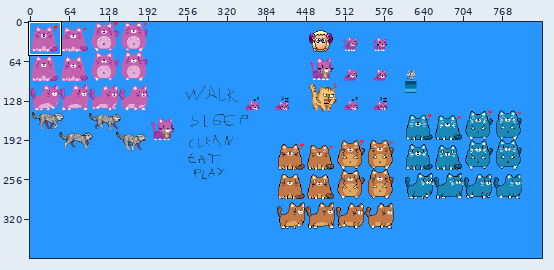
A sprite sheet gets an edit: ClickDev.gmx/GFX/player.png. Above: a wide view before the commit, with the close-up outlined.
Close-up. The starting point:
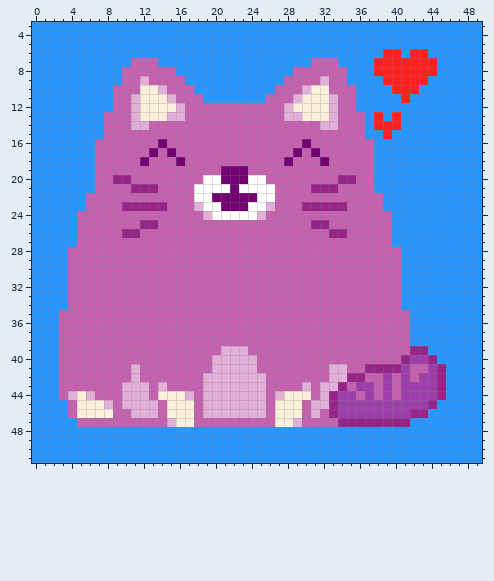
The file is 832x384 pixels. Colours within 5 levels of each other are drawn and written as one. Shown: x 0..49, y 3..51. The commit also changed other parts of the picture, which this record leaves out.
The result:
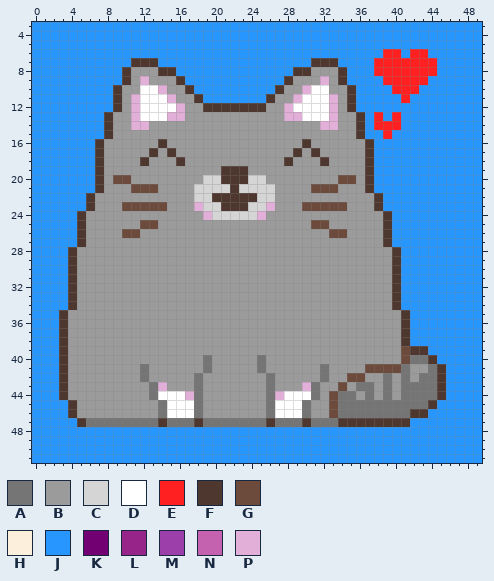
Palette (. is transparent): A #757575  B #9b9b9b  C #d5d5d5  D #ffffff  E #ff2121  F #4e372e  G #6c4a3c  H #fcf0dc  J #2797ff  K #730073  L #962489  M #9d3fab  N #c562b0  P #e1afd7
Changes in this commit:
Changed rows in their new state; - is an unchanged pixel.
first column x 3:
 7 --------FFF-----------------FFF------------
 8 -------FBBBFF-------------FFBBBF-----------
 9 -------FB-BBBF-----------FBBB-BF-----------
10 ------FBBDD-BBF---------FBB-DDBBF----------
11 ------FB-DDD-BBF-------FBB-DDD-BF----------
12 ------FB-DDDD-BBFFFFFFFBB-DDDD-BF----------
13 -----FBB-DDD--BBBBBBBBBBB--DDD-BBF---------
14 -----FBB--BBBBBBBBBBBBBBBBBBB--BBF---------
15 -----FBBBBBBBBBBBBBBBBBBBBBBBBBBBF---------
16 ----FBBBBBBFBBBBBBBBBBBBBBBFBBBBBBF--------
17 ----FBBBBBFBFBBBBBBBBBBBBBFBFBBBBBF--------
18 ----FBBBBFBBBFBBBBBBBBBBBFBBBFBBBBF--------
19 ----FBBBBBBBBBBBBBFFFBBBBBBBBBBBBBF--------
20 ----FBGGBBBBBBBBCCFFFCCBBBBBBBBGGBF--------
21 ----FBBBGGGBBBBCCCCFCCCCBBBBGGGBBBF--------
22 ---FBBBBBBBBBBBCCFFFFFCCBBBBBBBBBBBF-------
23 ---FBBBGGGGGBBB-CCFFFCC-BBBGGGGGBBBF-------
24 --FBBBBBBBBBBBBB-CCCCC-BBBBBBBBBBBBBF------
25 --FBBBBBBGGBBBBBBBBBBBBBBBBBGGBBBBBBF------
26 --FBBBBGGBBBBBBBBBBBBBBBBBBBBBGGBBBBF------
27 --FBBBBBBBBBBBBBBBBBBBBBBBBBBBBBBBBBF------
28 -FBBBBBBBBBBBBBBBBBBBBBBBBBBBBBBBBBBBF-----
29 -FBBBBBBBBBBBBBBBBBBBBBBBBBBBBBBBBBBBF-----
30 -FBBBBBBBBBBBBBBBBBBBBBBBBBBBBBBBBBBBF-----
31 -FBBBBBBBBBBBBBBBBBBBBBBBBBBBBBBBBBBBF-----
32 -FBBBBBBBBBBBBBBBBBBBBBBBBBBBBBBBBBBBF-----
33 -FBBBBBBBBBBBBBBBBBBBBBBBBBBBBBBBBBBBF-----
34 -FBBBBBBBBBBBBBBBBBBBBBBBBBBBBBBBBBBBF-----
35 FBBBBBBBBBBBBBBBBBBBBBBBBBBBBBBBBBBBBBF----
36 FBBBBBBBBBBBBBBBBBBBBBBBBBBBBBBBBBBBBBF----
37 FBBBBBBBBBBBBBBBBBBBBBBBBBBBBBBBBBBBBBF----
38 FBBBBBBBBBBBBBBBBBBBBBBBBBBBBBBBBBBBBBF----
39 FBBBBBBBBBBBBBBBBBBBBBBBBBBBBBBBBBBBBBGFF--
40 FBBBBBBBBBBBBBBBABBBBBABBBBBBBBBBBBBBBGAAF-
41 FBBBBBBBBABBBBBBABBBBBABBBBBBABBBBGGGGABBAF
42 FBBBBBBBBABBBBBABBBBBBBABBBBBABBGGBBABABAAF
43 FBBBBBBBBBA-BBBABBBBBBBABBB-ABBGBAABABAAAAF
44 FBBBBBBBBBADDD-ABBBBBBBA-DDDABGAABABABAAAAF
45 -FBBBBBBBBBADDDABBBBBBBADDDABBGAAAAAAAAAAF-
46 -FBBBBBBBBBADDDABBBBBBBADDDABBGAAAAAAAAFF--
47 --FAAAAAAAAFAAAFAAAAAAAFAAAFAAAFFFFFFFF----
Boxes around the changes in both close-ups, in picture pixels (x1, y1, x2, y2):
changed: (59, 58, 446, 427)
